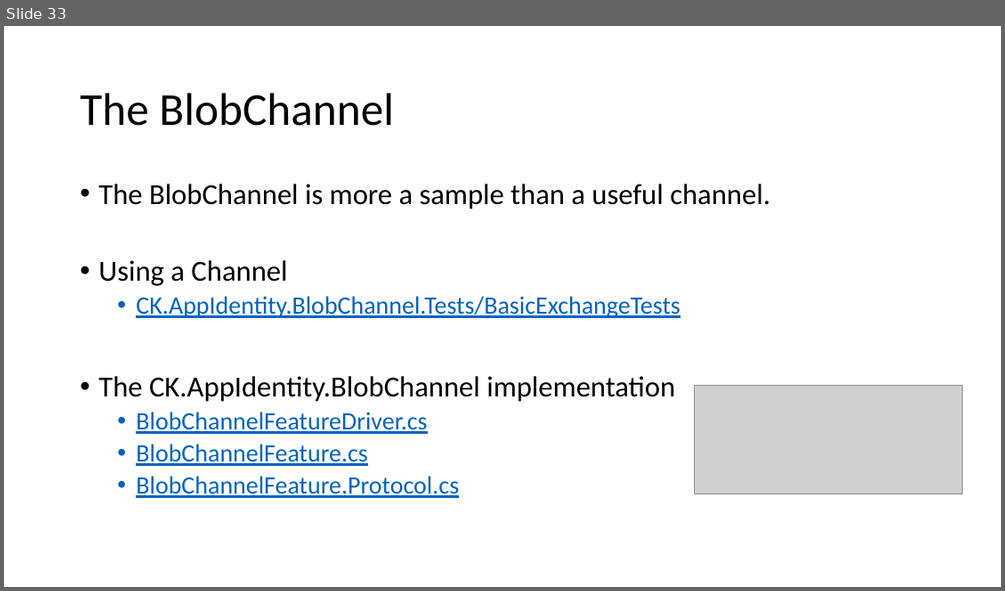
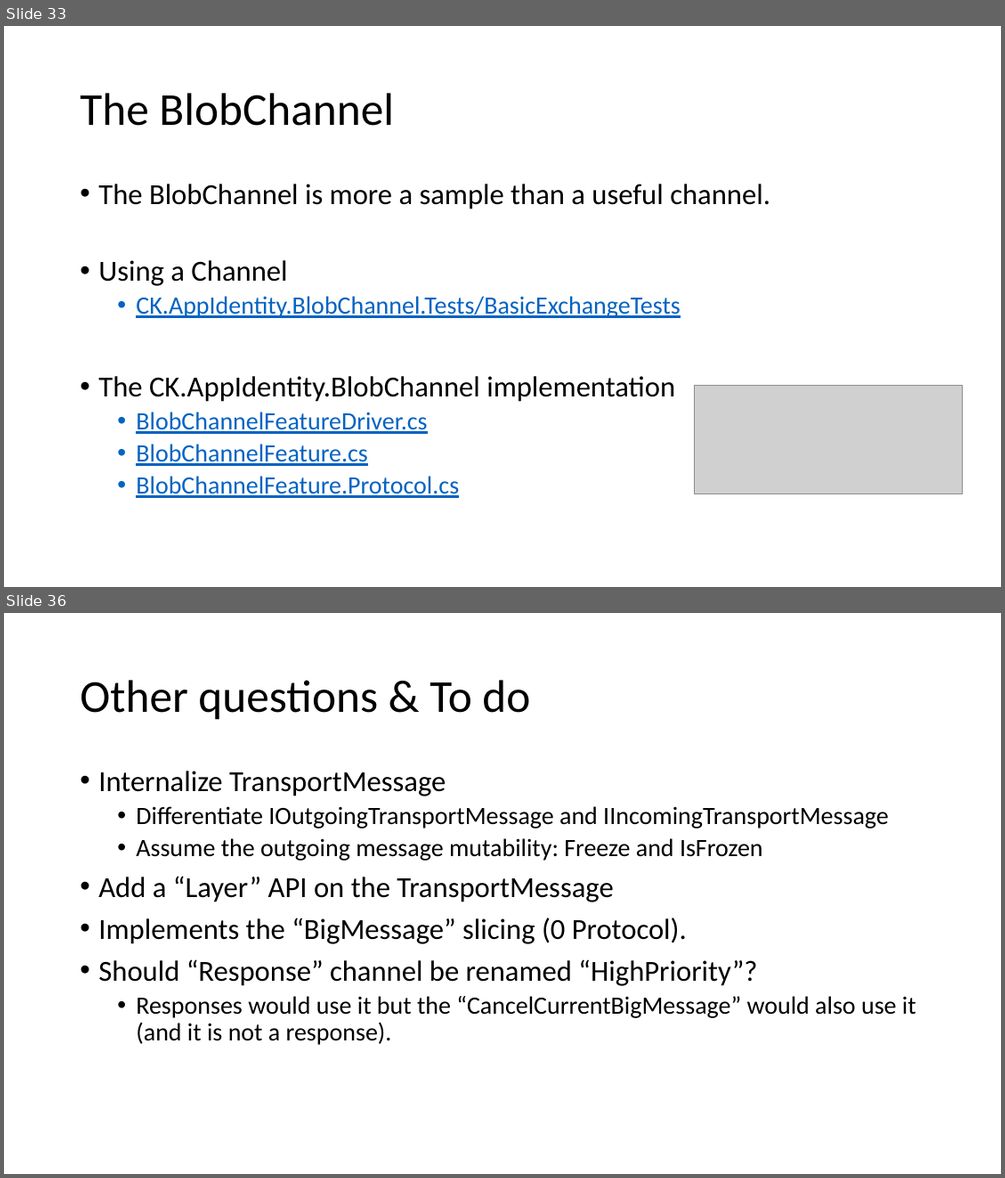
Before and after one commit to signature-opensource/CK-AppIdentity-Transport, a slide deck: Doc/CK-AppIdentity.pptx. Shown one above the other, each under a label of ours: slide 33 before the commit, slides 33 and 36 after it; the slides between them are not shown. The pictures are 1005x591 and 1005x1178 pixels, drawn with LibreOffice and Linux fonts; fonts in the diff are those of the drawing; grey boxes stand for pictures. Boxes give left, top, right and bottom in pixels: in the first picture for what was removed or moved away, otherwise in the second. Text is boxed around its words. In the diff, an @@ line names an element or a change of style, - is before the commit and + after.

```diff
--- a/Doc/CK-AppIdentity.pptx
+++ b/Doc/CK-AppIdentity.pptx
@@ slide 36 added at (4, 613, 1001, 1174), background #FFFFFF @@
@@ title added at (80, 680, 530, 720), 44 pt, text #000000 @@
+Other questions & To do
@@ text added at (98, 771, 916, 1045), 24 pt, text #000000 @@
+• Internalize TransportMessage
+  • Differentiate IOutgoingTransportMessage and IIncomingTransportMessage
+  • Assume the outgoing message mutability: Freeze and IsFrozen
+• Add a “Layer” API on the TransportMessage
+• Implements the “BigMessage” slicing (0 Protocol).
+• Should “Response” channel be renamed “HighPriority”?
+  • Responses would use it but the “CancelCurrentBigMessage” would also use it (and it is not a response).
```
Also in this commit, not shown: 1 slide changed, 2 other slides added, 3 other files.
